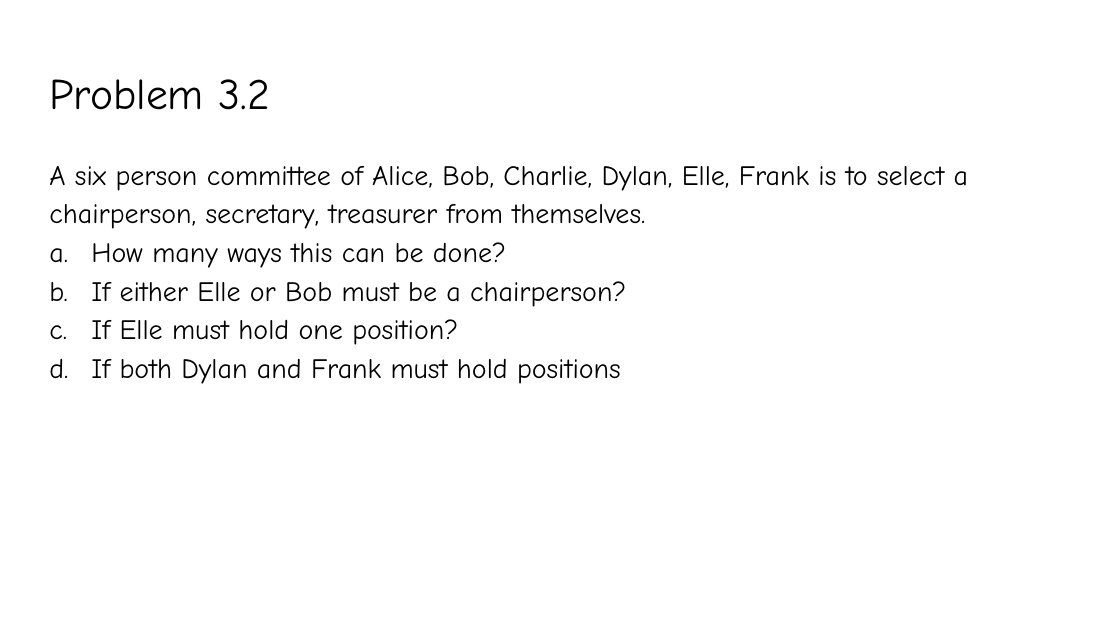
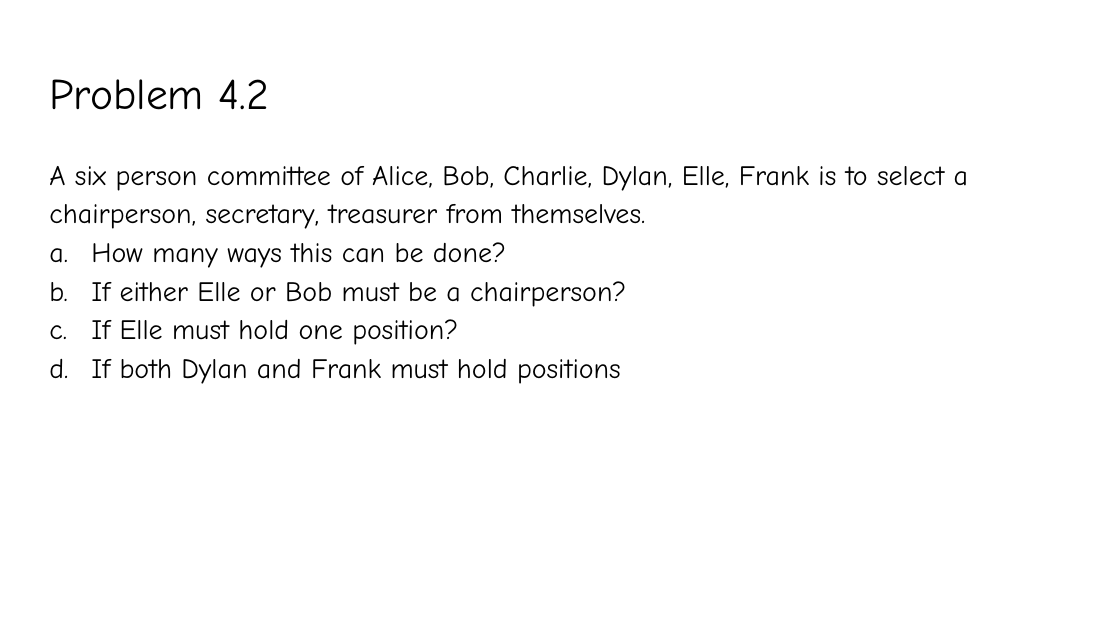
Before and after one commit to YeasirRayhanPrince/yeasirrayhanprince.github.io, a slide deck: slide 18 of cse106/slides/Lecture7.pptx (slide 15 before the commit). Drawn at 1120x630 pixels with LibreOffice and Linux fonts; fonts in the diff are those of the drawing. Boxes give left, top, right and bottom in pixels: in the first picture for what was removed or moved away, otherwise in the second. Text is boxed around its words. In the diff, an @@ line names an element or a change of style, - is before the commit and + after.

```diff
--- a/cse106/slides/Lecture7.pptx
+++ b/cse106/slides/Lecture7.pptx
@@ title at [49, 79, 268, 110]: text changed @@
-Problem 3.2
+Problem 4.2
```
Also in this commit, not shown: 4 other slides changed, 3 slides added, 2 slides removed, 2 other files.
